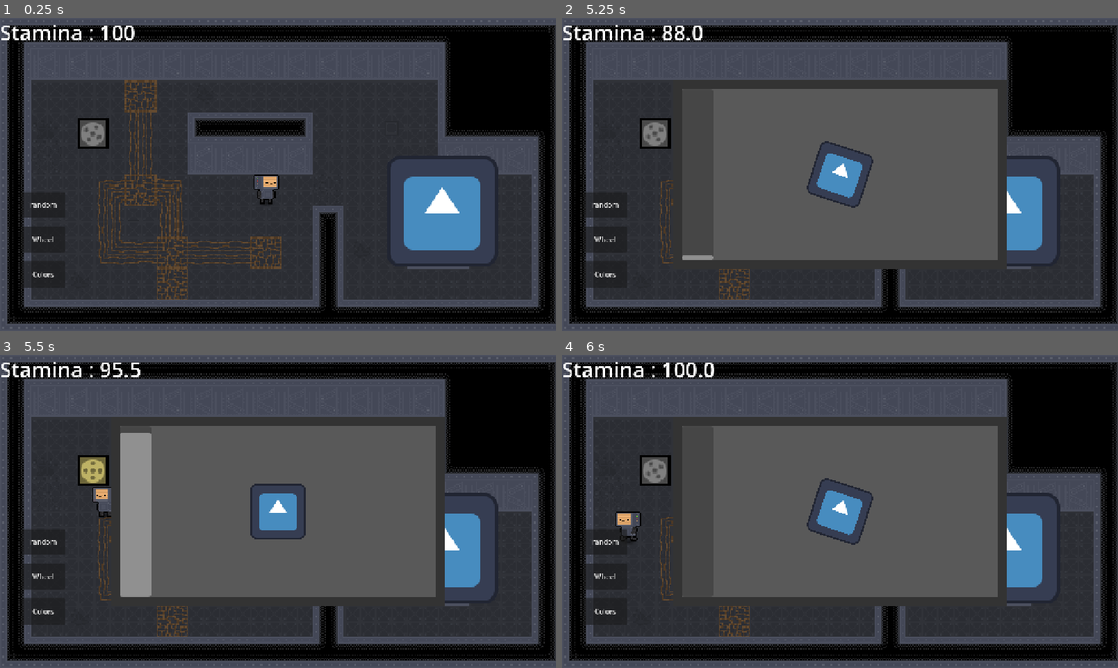
Above: before the commit, frames 1-4 (two rows, left to right).
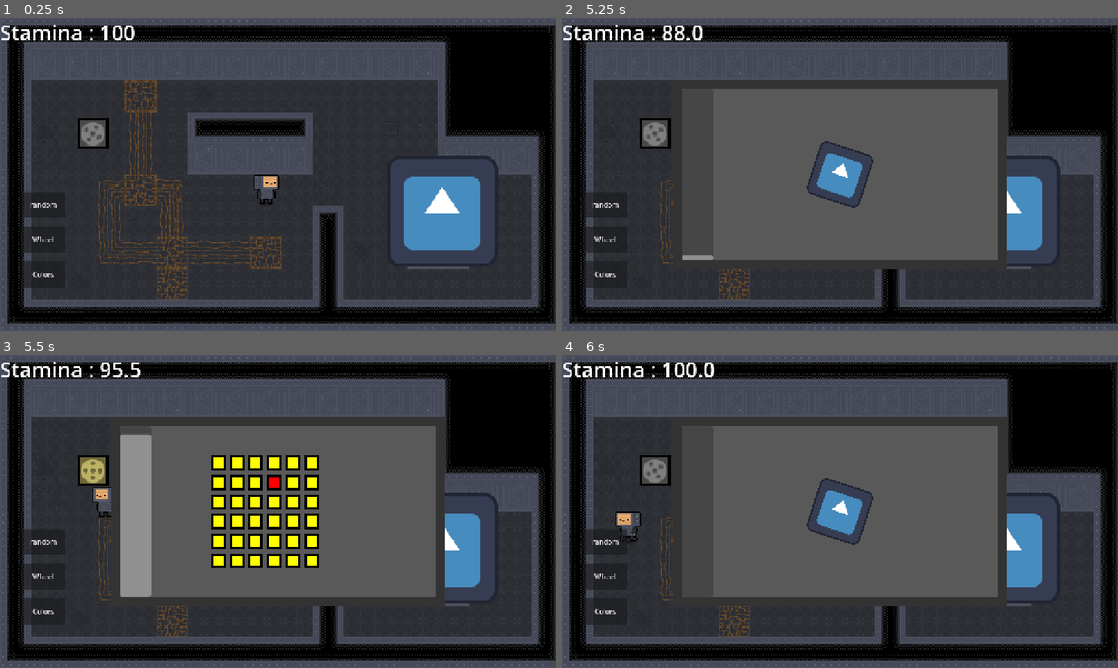
Above: after the commit, the same moments.

Repository: DuneRanger/MSI-GameJam
Game: Godot game, scene res://scenes/game/game.tscn
The game is run twice, just before and just after one commit, with the same random seed, the same clock (stepped at 60 frames per second) and the same inputs. The engine's default icon, where the game draws it, is replaced by a stand-in: a white triangle on a blue panel in a dark square.
Inputs (mouse positions are in pixels of both pictures, inside the frame that each line leads up to):
- Up to frame 1 (0.25 s): no input
- Up to frame 2 (5.25 s): click "random" at 0.5 s; click "Wheel" at 1.25 s; click "Colors" at 2 s; move the mouse to (812, 237) at 2.77 s; hold W (move_up) 2.78-4.28 s; tap E (interact) at 2.85, 3.6, 4.55 s; move the mouse to (1006, 221) at 3.52 s; move the mouse to (673, 127) at 4.27 s; hold A (move_left) from 4.28 s (still down); click (673, 127) at 4.35 s; move the mouse to (867, 174) at 5.02 s; tap Shift (sprint) at 5.1 s
- Up to frame 3 (5.5 s): keep holding A (move_left); tap E (interact) at 5.3 s
- Up to frame 4 (6 s): move the mouse to (756, 433) at 5.77 s; release A (move_left) at 5.78 s; hold S (move_down) from 5.78 s (still down); tap E (interact) at 5.85 s

Frames 1-2 are identical in both runs. In frame 3, 5.3% of the frame differs, in the area x 21-58%, y 24-68%; in frame 4, nothing differs.
Error in both runs: Invalid call. Nonexistent function 'on_minigame_failed' in base 'Nil'. (res://scenes/game/game.gd:41)

Commit message:
Add individual machine instances

Diff:
--- /dev/null
+++ b/scenes/game/machines/machine_instances/machine_0.tscn
@@ -0,0 +1,35 @@
+[gd_scene format=3 uid="uid://byfs3v1fa8pex"]
+
+[ext_resource type="Script" uid="uid://dujumfyffwvi7" path="res://scripts/game/machines/machine.gd" id="1_bhkri"]
+[ext_resource type="Resource" uid="uid://b46bwsx1fpkyb" path="res://scenes/game/machines/machine_instances/machine_type_0.tres" id="2_sfpy3"]
+
+[sub_resource type="RectangleShape2D" id="RectangleShape2D_yeiif"]
+size = Vector2(48, 48)
+
+[sub_resource type="SpriteFrames" id="SpriteFrames_2cqrr"]
+
+[sub_resource type="RectangleShape2D" id="RectangleShape2D_om7lw"]
+size = Vector2(24, 24)
+
+[node name="Node2D" type="Node2D" unique_id=964389702]
+z_index = 1
+scale = Vector2(3, 3)
+script = ExtResource("1_bhkri")
+machine_type = ExtResource("2_sfpy3")
+
+[node name="InteractionArea" type="Area2D" parent="." unique_id=1954596973]
+visibility_layer = 2
+collision_layer = 0
+collision_mask = 2
+
+[node name="CollisionShape2D" type="CollisionShape2D" parent="InteractionArea" unique_id=1147079626]
+shape = SubResource("RectangleShape2D_yeiif")
+
+[node name="AnimatedSprite2D" type="AnimatedSprite2D" parent="." unique_id=970174829]
+sprite_frames = SubResource("SpriteFrames_2cqrr")
+
+[node name="CollisionArea" type="StaticBody2D" parent="." unique_id=1406013370]
+collision_mask = 0
+
+[node name="CollisionShape2D" type="CollisionShape2D" parent="CollisionArea" unique_id=135855517]
+shape = SubResource("RectangleShape2D_om7lw")
--- /dev/null
+++ b/scenes/game/machines/machine_instances/machine_1.tscn
@@ -0,0 +1,35 @@
+[gd_scene format=3 uid="uid://d31c4ocwxkv7l"]
+
+[ext_resource type="Script" uid="uid://dujumfyffwvi7" path="res://scripts/game/machines/machine.gd" id="1_88jnw"]
+[ext_resource type="Resource" uid="uid://cted70u1ayu1e" path="res://scenes/game/machines/machine_instances/machine_type_1.tres" id="2_88jnw"]
+
+[sub_resource type="RectangleShape2D" id="RectangleShape2D_yeiif"]
+size = Vector2(48, 48)
+
+[sub_resource type="SpriteFrames" id="SpriteFrames_2cqrr"]
+
+[sub_resource type="RectangleShape2D" id="RectangleShape2D_om7lw"]
+size = Vector2(24, 24)
+
+[node name="Node2D" type="Node2D" unique_id=964389702]
+z_index = 1
+scale = Vector2(3, 3)
+script = ExtResource("1_88jnw")
+machine_type = ExtResource("2_88jnw")
+
+[node name="InteractionArea" type="Area2D" parent="." unique_id=1954596973]
+visibility_layer = 2
+collision_layer = 0
+collision_mask = 2
+
+[node name="CollisionShape2D" type="CollisionShape2D" parent="InteractionArea" unique_id=1147079626]
+shape = SubResource("RectangleShape2D_yeiif")
+
+[node name="AnimatedSprite2D" type="AnimatedSprite2D" parent="." unique_id=970174829]
+sprite_frames = SubResource("SpriteFrames_2cqrr")
+
+[node name="CollisionArea" type="StaticBody2D" parent="." unique_id=1406013370]
+collision_mask = 0
+
+[node name="CollisionShape2D" type="CollisionShape2D" parent="CollisionArea" unique_id=135855517]
+shape = SubResource("RectangleShape2D_om7lw")
--- /dev/null
+++ b/scenes/game/machines/machine_instances/machine_type_0.tres
@@ -0,0 +1,94 @@
+[gd_resource type="Resource" script_class="MachineType" format=3 uid="uid://b46bwsx1fpkyb"]
+
+[ext_resource type="Script" uid="uid://cerr72dbriu3h" path="res://scripts/game/machines/machine_type.gd" id="1_sd0eq"]
+[ext_resource type="Texture2D" uid="uid://vrkndcgasfw0" path="res://assets/game/machines/machine_0_broken.png" id="2_gedfp"]
+[ext_resource type="Texture2D" uid="uid://ctjt8up00y1sf" path="res://assets/game/machines/machine_0_overheated.png" id="3_aw1ou"]
+[ext_resource type="Texture2D" uid="uid://3x01so6sjh8i" path="res://assets/game/machines/machine_0_running.png" id="4_ekb0p"]
+
+[sub_resource type="AtlasTexture" id="AtlasTexture_ndv5a"]
+atlas = ExtResource("2_gedfp")
+region = Rect2(0, 0, 24, 24)
+
+[sub_resource type="AtlasTexture" id="AtlasTexture_2f1ta"]
+atlas = ExtResource("2_gedfp")
+region = Rect2(24, 0, 24, 24)
+
+[sub_resource type="AtlasTexture" id="AtlasTexture_yqurk"]
+atlas = ExtResource("2_gedfp")
+region = Rect2(48, 0, 24, 24)
+
+[sub_resource type="AtlasTexture" id="AtlasTexture_fs22f"]
+atlas = ExtResource("3_aw1ou")
+region = Rect2(0, 0, 24, 24)
+
+[sub_resource type="AtlasTexture" id="AtlasTexture_ihwgo"]
+atlas = ExtResource("3_aw1ou")
+region = Rect2(24, 0, 24, 24)
+
+[sub_resource type="AtlasTexture" id="AtlasTexture_rt5f4"]
+atlas = ExtResource("3_aw1ou")
+region = Rect2(48, 0, 24, 24)
+
+[sub_resource type="AtlasTexture" id="AtlasTexture_lg4rc"]
+atlas = ExtResource("4_ekb0p")
+region = Rect2(0, 0, 24, 24)
+
+[sub_resource type="AtlasTexture" id="AtlasTexture_8u6ff"]
+atlas = ExtResource("4_ekb0p")
+region = Rect2(24, 0, 24, 24)
+
+[sub_resource type="AtlasTexture" id="AtlasTexture_yu52m"]
+atlas = ExtResource("4_ekb0p")
+region = Rect2(48, 0, 24, 24)
+
+[sub_resource type="SpriteFrames" id="SpriteFrames_377cd"]
+animations = [{
+"frames": [{
+"duration": 1.0,
+"texture": SubResource("AtlasTexture_ndv5a")
+}, {
+"duration": 1.0,
+"texture": SubResource("AtlasTexture_2f1ta")
+}, {
+"duration": 1.0,
+"texture": SubResource("AtlasTexture_yqurk")
+}],
+"loop": 1,
+"name": &"broken",
+"speed": 5.0
+}, {
+"frames": [{
+"duration": 1.0,
+"texture": SubResource("AtlasTexture_fs22f")
+}, {
+"duration": 1.0,
+"texture": SubResource("AtlasTexture_ihwgo")
+}, {
+"duration": 1.0,
+"texture": SubResource("AtlasTexture_rt5f4")
+}],
+"loop": 1,
+"name": &"overheated",
+"speed": 5.0
+}, {
+"frames": [{
+"duration": 1.0,
+"texture": SubResource("AtlasTexture_lg4rc")
+}, {
+"duration": 1.0,
+"texture": SubResource("AtlasTexture_8u6ff")
+}, {
+"duration": 1.0,
+"texture": SubResource("AtlasTexture_yu52m")
+}],
+"loop": 1,
+"name": &"running",
+"speed": 5.0
+}]
+
+[resource]
+script = ExtResource("1_sd0eq")
+sprite_frames = SubResource("SpriteFrames_377cd")
+explosion_temperature = 300.0
+overheat_temperature = 150.0
+metadata/_custom_type_script = "uid://cerr72dbriu3h"
--- /dev/null
+++ b/scenes/game/machines/machine_instances/machine_type_1.tres
@@ -0,0 +1,93 @@
+[gd_resource type="Resource" script_class="MachineType" format=3 uid="uid://cted70u1ayu1e"]
+
+[ext_resource type="Script" uid="uid://cerr72dbriu3h" path="res://scripts/game/machines/machine_type.gd" id="1_ax0ck"]
+[ext_resource type="Texture2D" uid="uid://l3uykewna2vg" path="res://assets/game/machines/machine_1_broken.png" id="2_yuhlk"]
+[ext_resource type="Texture2D" uid="uid://dxnmf2mmqh5u2" path="res://assets/game/machines/machine_1_overheated.png" id="3_3ks6x"]
+[ext_resource type="Texture2D" uid="uid://h0lsdj51pcbp" path="res://assets/game/machines/machine_1_running.png" id="4_cmv3y"]
+
+[sub_resource type="AtlasTexture" id="AtlasTexture_xsldd"]
+atlas = ExtResource("2_yuhlk")
+region = Rect2(0, 0, 24, 24)
+
+[sub_resource type="AtlasTexture" id="AtlasTexture_44mjj"]
+atlas = ExtResource("2_yuhlk")
+region = Rect2(24, 0, 24, 24)
+
+[sub_resource type="AtlasTexture" id="AtlasTexture_ul2ci"]
+atlas = ExtResource("2_yuhlk")
+region = Rect2(48, 0, 24, 24)
+
+[sub_resource type="AtlasTexture" id="AtlasTexture_q3mwa"]
+atlas = ExtResource("3_3ks6x")
+region = Rect2(0, 0, 24, 24)
+
+[sub_resource type="AtlasTexture" id="AtlasTexture_8n7yl"]
+atlas = ExtResource("3_3ks6x")
+region = Rect2(24, 0, 24, 24)
+
+[sub_resource type="AtlasTexture" id="AtlasTexture_elycc"]
+atlas = ExtResource("3_3ks6x")
+region = Rect2(48, 0, 24, 24)
+
+[sub_resource type="AtlasTexture" id="AtlasTexture_kmxm1"]
+atlas = ExtResource("4_cmv3y")
+region = Rect2(0, 0, 24, 24)
+
+[sub_resource type="AtlasTexture" id="AtlasTexture_t4avd"]
+atlas = ExtResource("4_cmv3y")
+region = Rect2(24, 0, 24, 24)
+
+[sub_resource type="AtlasTexture" id="AtlasTexture_l0t6g"]
+atlas = ExtResource("4_cmv3y")
+region = Rect2(48, 0, 24, 24)
+
+[sub_resource type="SpriteFrames" id="SpriteFrames_377cd"]
+animations = [{
+"frames": [{
+"duration": 1.0,
+"texture": SubResource("AtlasTexture_xsldd")
+}, {
+"duration": 1.0,
+"texture": SubResource("AtlasTexture_44mjj")
+}, {
+"duration": 1.0,
+"texture": SubResource("AtlasTexture_ul2ci")
+}],
+"loop": 1,
+"name": &"broken",
+"speed": 5.0
+}, {
+"frames": [{
+"duration": 1.0,
+"texture": SubResource("AtlasTexture_q3mwa")
+}, {
+"duration": 1.0,
+"texture": SubResource("AtlasTexture_8n7yl")
+}, {
+"duration": 1.0,
+"texture": SubResource("AtlasTexture_elycc")
+}],
+"loop": 1,
+"name": &"overheated",
+"speed": 5.0
+}, {
+"frames": [{
+"duration": 1.0,
+"texture": SubResource("AtlasTexture_kmxm1")
+}, {
+"duration": 1.0,
+"texture": SubResource("AtlasTexture_t4avd")
+}, {
+"duration": 1.0,
+"texture": SubResource("AtlasTexture_l0t6g")
+}],
+"loop": 1,
+"name": &"running",
+"speed": 5.0
+}]
+
+[resource]
+script = ExtResource("1_ax0ck")
+sprite_frames = SubResource("SpriteFrames_377cd")
+minigame_id = 1
+metadata/_custom_type_script = "uid://cerr72dbriu3h"
--- a/scenes/game/machines/machine_type.tres
+++ b/scenes/game/machines/machine_type.tres
@@ -1,7 +1,6 @@
 [gd_resource type="Resource" script_class="MachineType" format=3 uid="uid://b754jhyjl5yjm"]
 
 [ext_resource type="Script" uid="uid://cerr72dbriu3h" path="res://scripts/game/machines/machine_type.gd" id="1_d5svg"]
-[ext_resource type="PackedScene" uid="uid://crwocavy5kif" path="res://scenes/game/machines/minigames/steam_wheel.tscn" id="1_f3ilt"]
 [ext_resource type="Texture2D" uid="uid://l3uykewna2vg" path="res://assets/game/machines/machine_1_broken.png" id="3_poc54"]
 [ext_resource type="Texture2D" uid="uid://dxnmf2mmqh5u2" path="res://assets/game/machines/machine_1_overheated.png" id="4_yb6ss"]
 [ext_resource type="Texture2D" uid="uid://h0lsdj51pcbp" path="res://assets/game/machines/machine_1_running.png" id="5_i8o2g"]
@@ -90,5 +89,4 @@
 [resource]
 script = ExtResource("1_d5svg")
 sprite_frames = SubResource("SpriteFrames_377cd")
-minigame_scene = ExtResource("1_f3ilt")
 metadata/_custom_type_script = "uid://cerr72dbriu3h"
--- a/scripts/game/machines/machine.gd
+++ b/scripts/game/machines/machine.gd
@@ -112,10 +112,9 @@
 		#return
 	start_minigame()
 
-var minigame: Minigame
 func start_minigame() -> void:
 	print("Starting minigame for machine ", id)
-	minigame_requested.emit(self, 1)
+	minigame_requested.emit(self, machine_type.minigame_id)
 	change_state(State.IN_MINIGAME)
 
 func on_minigame_success() -> void:
--- a/scripts/game/machines/machine_type.gd
+++ b/scripts/game/machines/machine_type.gd
@@ -12,4 +12,4 @@
 @export var heat_rate: float = 5.0
 
 # Minigame
-@export var minigame_scene: PackedScene
+@export var minigame_id: int = 0
